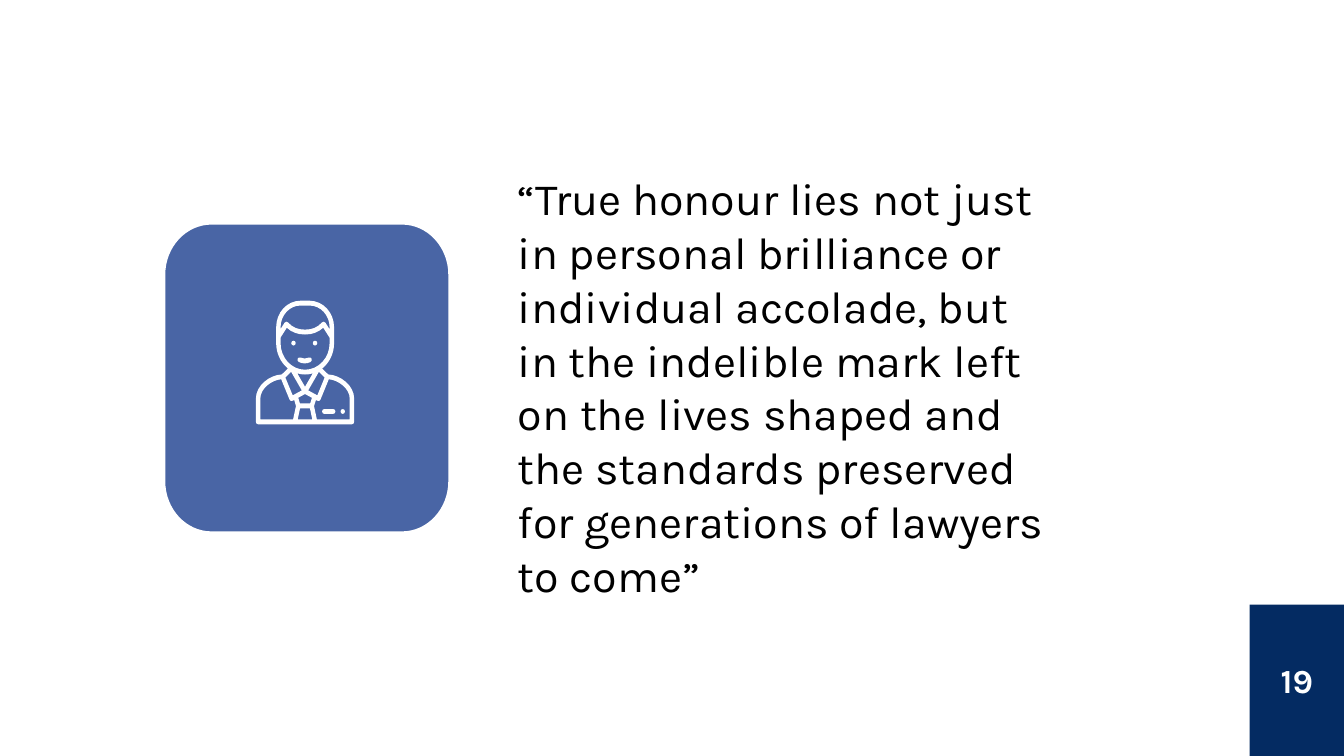
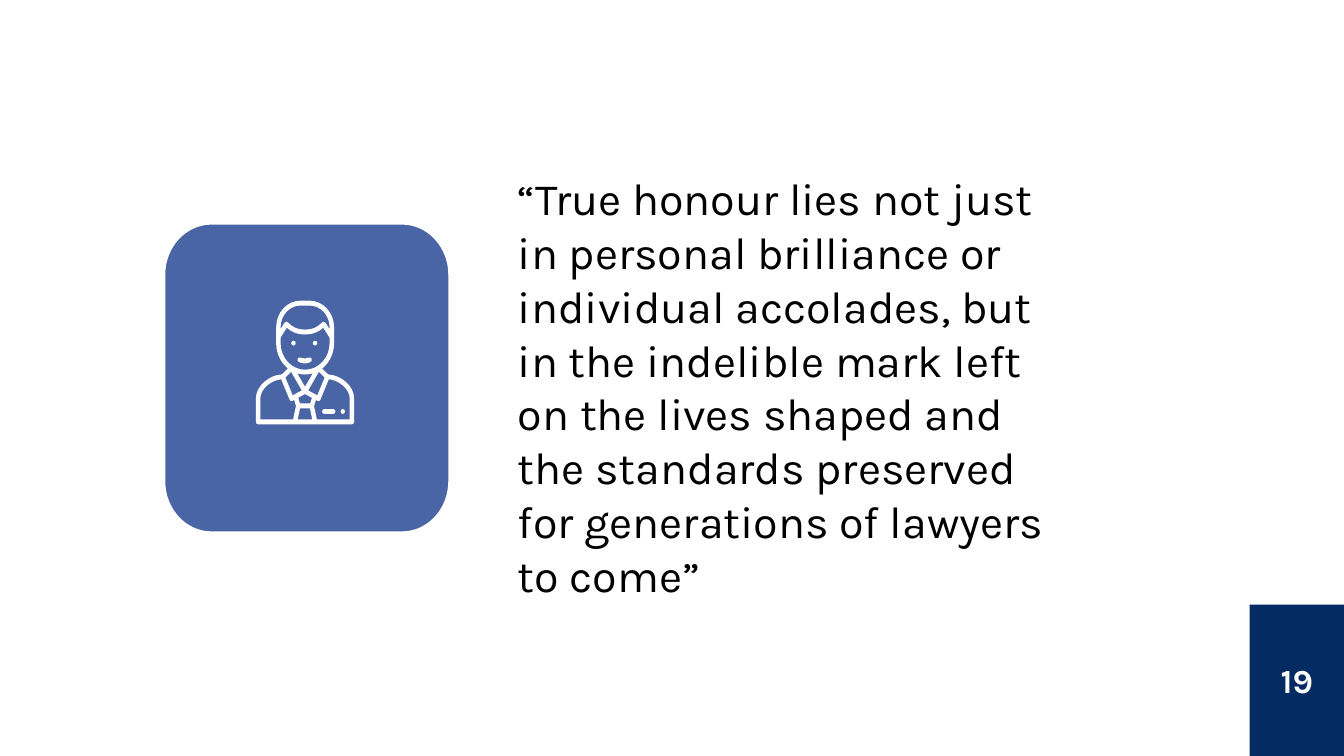
Before and after one commit to BOSANigeria/website-launch-2025, a slide deck: slide 19 of public/assets/induction/Mentorship & Knowledge Transfer - Preserving The Standard of The Inner Bar.pptx. Drawn at 1344x756 pixels with LibreOffice and Linux fonts; fonts in the diff are those of the drawing. Boxes give left, top, right and bottom in pixels: in the first picture for what was removed or moved away, otherwise in the second. Text is boxed around its words. In the diff, an @@ line names an element or a change of style, - is before the commit and + after.

```diff
--- a/public/assets/induction/Mentorship & Knowledge Transfer - Preserving The Standard of The Inner Bar.pptx
+++ b/public/assets/induction/Mentorship & Knowledge Transfer - Preserving The Standard of The Inner Bar.pptx
@@ text in ellipse at box(518, 184, 1043, 593): text changed @@
-“True honour lies not just in personal brilliance or individual accolade, but in the indelible mark left on the lives shaped and the standards preserved for generations of lawyers to come”
+“True honour lies not just in personal brilliance or individual accolades, but in the indelible mark left on the lives shaped and the standards preserved for generations of lawyers to come”
```
Also in this commit, not shown: 16 other slides changed, 2 slides added, 1 slide removed.
